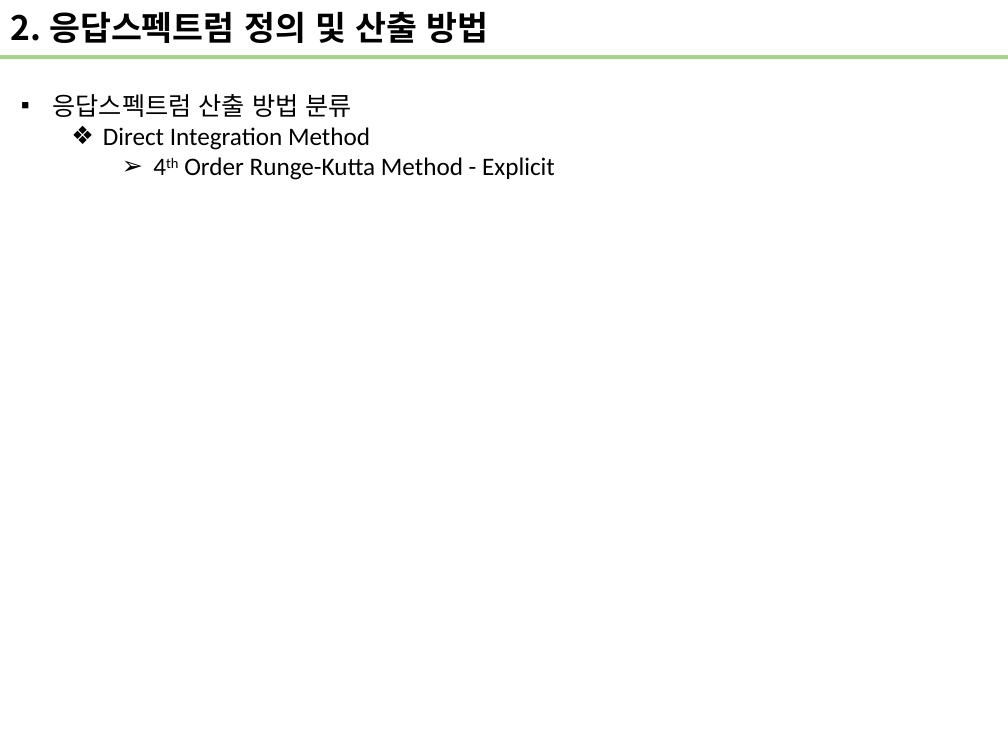
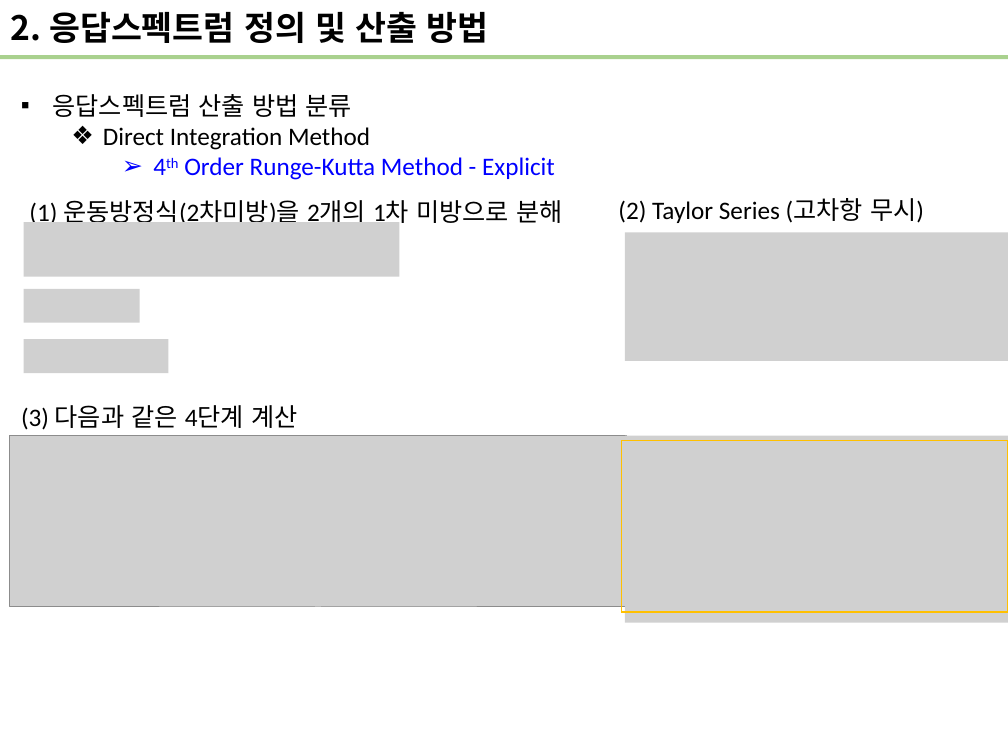
Before and after one commit to wonho13/work, a slide deck: slide 18 of 진동/응답스펙트럼소개.pptx (slide 16 before the commit). Drawn at 1008x756 pixels with LibreOffice and Linux fonts; fonts in the diff are those of the drawing; grey boxes stand for pictures. Boxes give left, top, right and bottom in pixels: in the first picture for what was removed or moved away, otherwise in the second. Text is boxed around its words. In the diff, an @@ line names an element or a change of style, - is before the commit and + after.

```diff
--- a/진동/응답스펙트럼소개.pptx
+++ b/진동/응답스펙트럼소개.pptx
@@ text at (184,157,555,180): text colour #000000 to #0000FF in "4th Order Runge-Kutta Method - Explicit" @@
@@ text added at (29,200,562,228), 18 pt, text #000000 @@
+(1) 운동방정식(2차미방)을 2개의 1차 미방으로 분해
@@ text added at (618,198,924,223), 18 pt, text #000000 @@
+(2) Taylor Series (고차항 무시)
@@ picture added at (24,222,400,276) @@
@@ picture added at (625,232,1008,361) @@
@@ picture added at (24,288,140,323) @@
@@ picture added at (24,339,169,373) @@
@@ text added at (21,405,297,430), 18 pt, text #000000 @@
+(3) 다음과 같은 4단계 계산
@@ picture added at (10,435,627,607) @@
@@ rectangle added at (622,440,1008,612), outline #FFC000 1 pt @@
@@ picture added at (625,435,1008,623) @@
```
Also in this commit, not shown: 5 other slides changed, 4 slides added.
